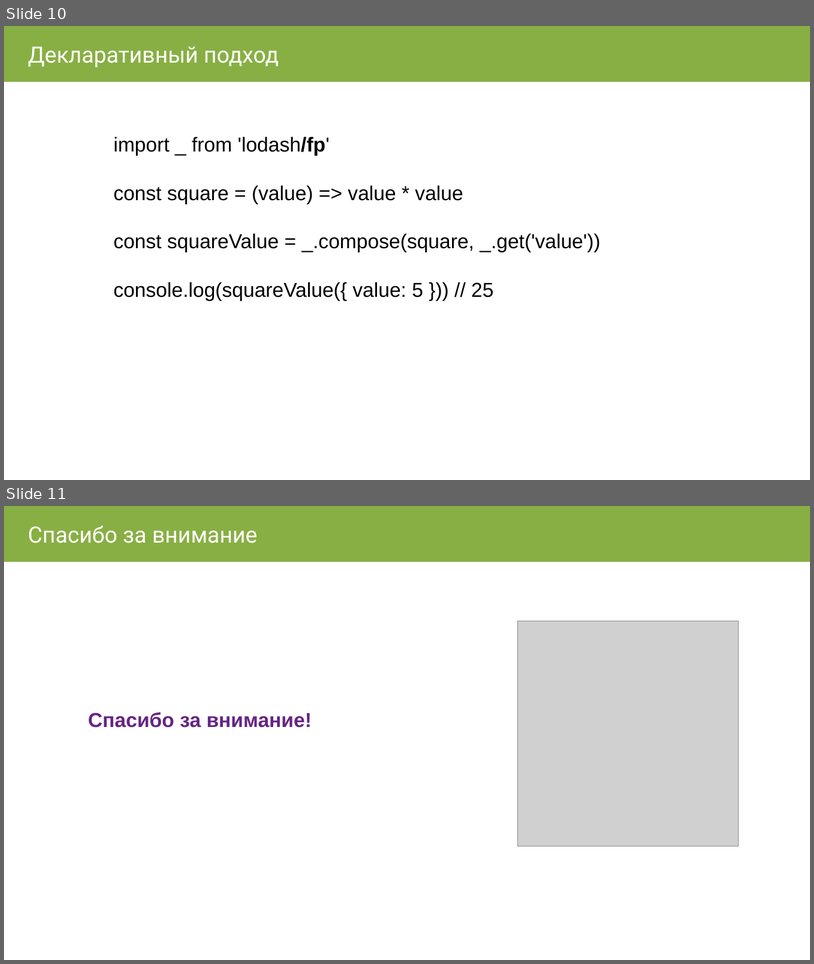
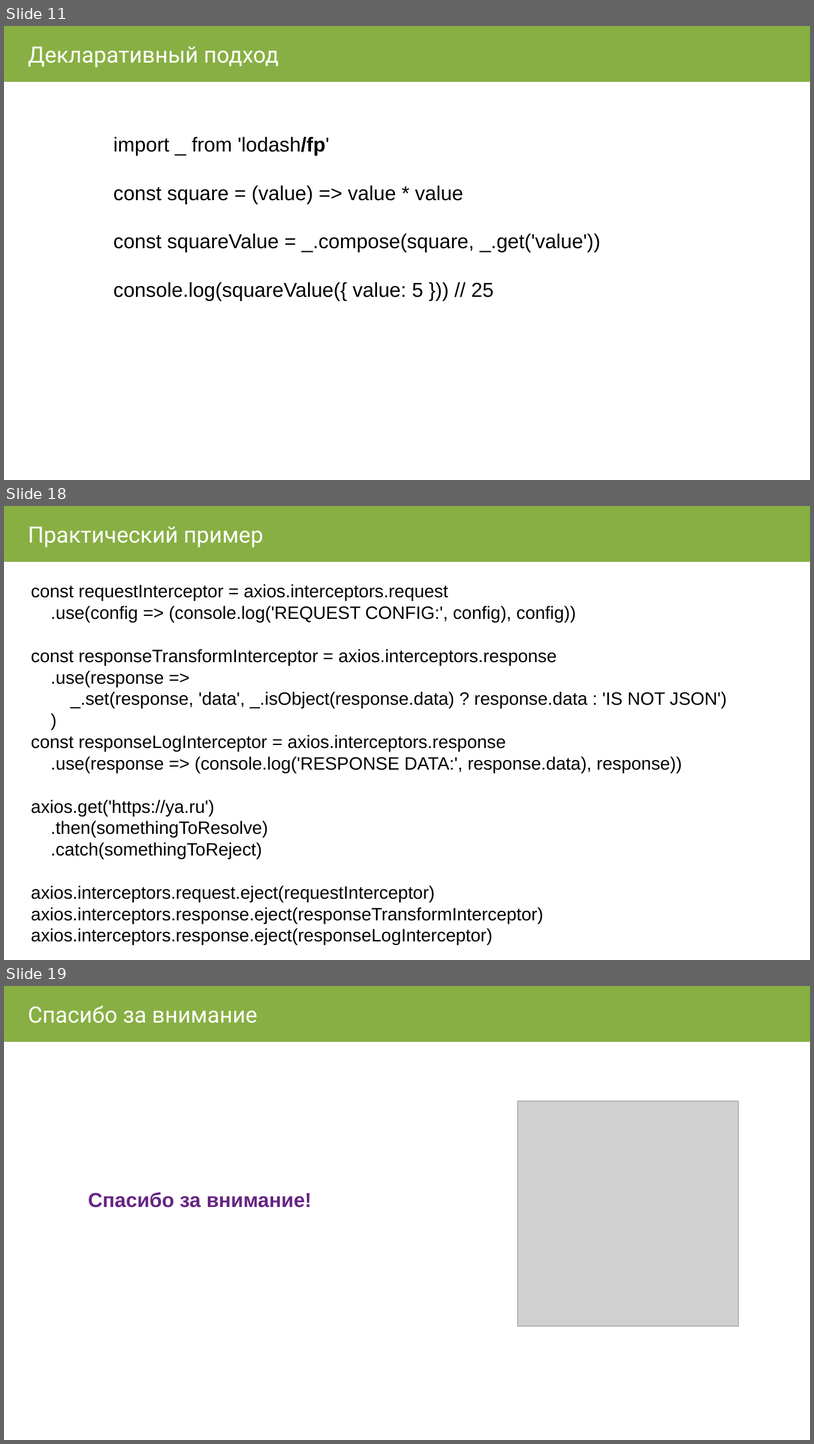
Before and after one commit to AVVlasov/javascript-junior, a slide deck: 2019/IV. Утилитарные библиотеки/2.1 Lodash/Lodash.pptx. Shown one above the other, each under a label of ours: slides 10 and 11 before the commit, slides 11, 18 and 19 after it; the slides between them are not shown. The pictures are 814x964 and 814x1444 pixels, drawn with LibreOffice and Linux fonts; fonts in the diff are those of the drawing; grey boxes stand for pictures. Boxes give left, top, right and bottom in pixels: in the first picture for what was removed or moved away, otherwise in the second. Text is boxed around its words. In the diff, an @@ line names an element or a change of style, - is before the commit and + after.

Commit message:
добавлен конспект и Axios

```diff
--- a/2019/IV. Утилитарные библиотеки/2.1 Lodash/Lodash.pptx
+++ b/2019/IV. Утилитарные библиотеки/2.1 Lodash/Lodash.pptx
@@ slide 18 added at [4, 506, 810, 960], background #FFFFFF @@
@@ rectangle added at [4, 506, 810, 562], fill #88AF43, outline #88AF43 0.74 pt @@
@@ text added at [28, 526, 264, 547], 20 pt, text #FFFFFF @@
+Практический пример
@@ text added at [31, 584, 727, 945], 16 pt, text #000000 @@
+const requestInterceptor = axios.interceptors.request
+.use(config => (console.log('REQUEST CONFIG:', config), config))
+const responseTransformInterceptor = axios.interceptors.response
+.use(response =>
+_.set(response, 'data', _.isObject(response.data) ? response.data : 'IS NOT JSON')
+)
+const responseLogInterceptor = axios.interceptors.response
+.use(response => (console.log('RESPONSE DATA:', response.data), response))
+axios.get('https://ya.ru')
+.then(somethingToResolve)
+.catch(somethingToReject)
+axios.interceptors.request.eject(requestInterceptor)
+axios.interceptors.response.eject(responseTransformInterceptor)
+axios.interceptors.response.eject(responseLogInterceptor)
@@ what was slide 10 is now slide 11 @@
@@ what was slide 11 is now slide 19 @@
```
Also in this commit, not shown: 3 slides changed, 7 other slides added, 1 other file.
